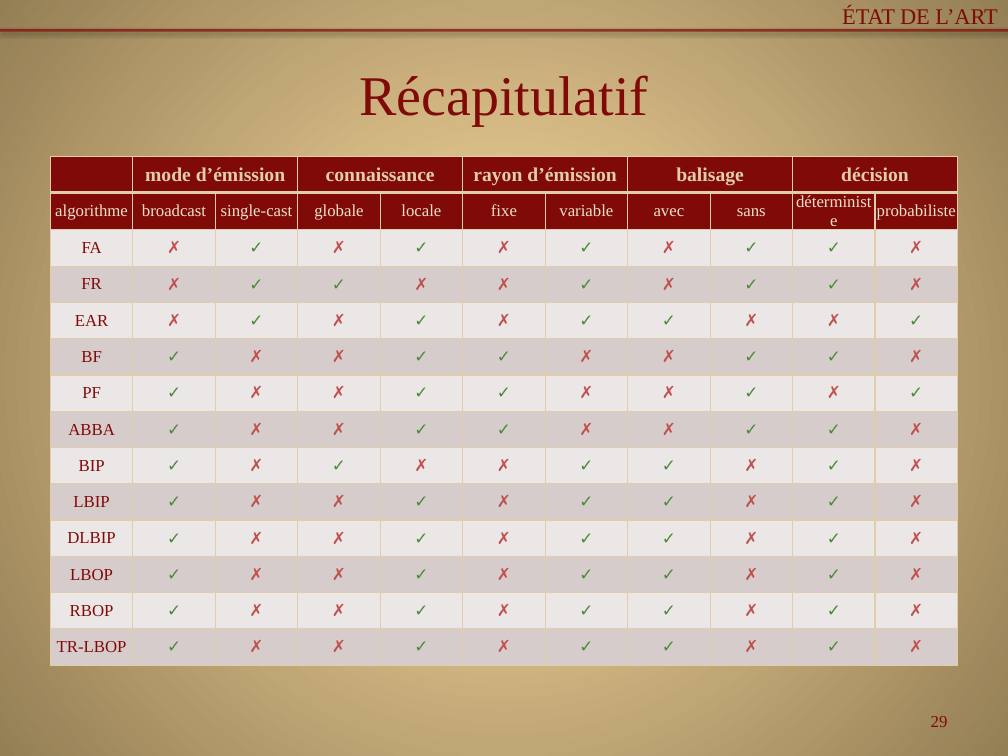
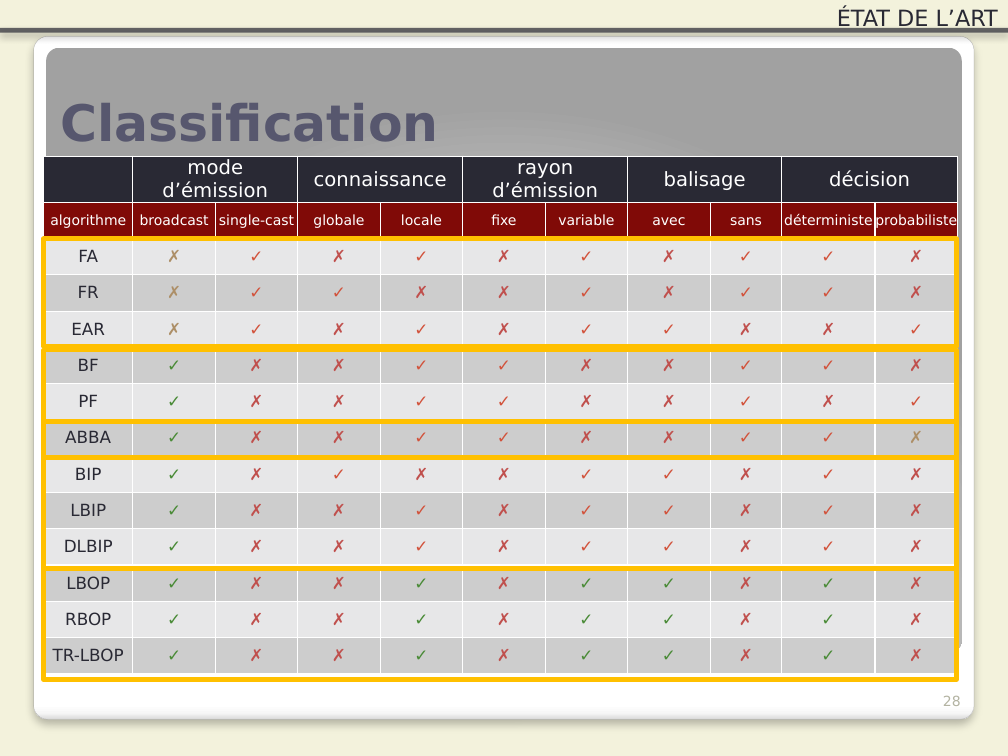
Before and after one commit to Patre/Energy-saving-in-sensors--networks, a slide deck: slide 28 of Redaction/Presentation/pres.pptx (slide 29 before the commit). Drawn at 1008x756 pixels with LibreOffice and Linux fonts; fonts in the diff are those of the drawing. Boxes give left, top, right and bottom in pixels: in the first picture for what was removed or moved away, otherwise in the second. Text is boxed around its words. In the diff, an @@ line names an element or a change of style, - is before the commit and + after.

Commit message:
presentation

```diff
--- a/Redaction/Presentation/pres.pptx
+++ b/Redaction/Presentation/pres.pptx
@@ background gradient #FFDFA6 to #957E54 to #F3F2DC @@
@@ text "ÉTAT DE L’ART" at (837, 9, 998, 32): font Times New Roman to DejaVu Sans, text colour #800A07 to #292934 @@
@@ line (0, 30) - (1008, 30): stroke #800A07 2 pt to #292934 3.35 pt @@
@@ rounded rectangle added at (33, 36, 974, 720), fill gradient #FFFFFF to #F7F7F7 to #DADADA, outline #A4A4A4 0.16 pt @@
@@ rounded rectangle added at (46, 47, 962, 652), fill gradient #FFFFFF to #E1E1E1 to #A2A2A2 @@
@@ title "Classification" at (60, 103, 438, 142): vertical alignment middle to bottom @@
@@ title at (60, 103, 438, 142): text changed; size 40 to 36 pt; font Times New Roman to DejaVu Sans; text colour #800A07 to #57576E; bold on @@
-Récapitulatif
+Classification
@@ table at (43, 156, 960, 675) @@
@@ fill #800A07 to #292934 in 6 cells @@
@@ fill #EDE7E7 to #E8E8E8 in 66 cells @@
@@ fill #D8CCCC to #CDCDCE in 66 cells @@
@@ font Times New Roman to DejaVu Sans in "mode d’émission", "connaissance", "rayon d’émission", "balisage" and 24 more places @@
@@ text colour #E0CDA9 to #FFFFFF, bold off in "mode d’émission", "connaissance", "rayon d’émission", "balisage" and 1 more places @@
@@ size 12 to 10 pt, text colour #ECE1CB to #FFFFFF in "algorithme", "broadcast", "single-cast", "globale" and 7 more places @@
@@ text colour #800A07 to #292934 in "FA", "FR", "EAR", "BF" and 8 more places @@
@@ text colour #C0504D to #AD8F67 in "✗", "✗", "✗", "✗" @@
@@ text colour #4A8B37 to #D2533C in "✓", "✓", "✓", "✓" and 35 more places @@
@@ borders changed @@
@@ table: place and size @@
-table at (50, 156, 960, 664)
+table at (43, 156, 960, 675)
@@ rectangle added at (43, 239, 957, 347), outline #FFC000 3.35 pt @@
@@ rectangle added at (43, 350, 957, 421), outline #FFC000 3.35 pt @@
@@ rectangle added at (43, 421, 957, 458), outline #FFC000 3.35 pt @@
@@ rectangle added at (43, 458, 957, 569), outline #FFC000 3.35 pt @@
@@ rectangle added at (43, 569, 957, 679), outline #FFC000 3.35 pt @@
@@ page number removed at (931, 716, 948, 727) @@
-29
@@ page number added at (943, 696, 961, 706), 10 pt, text #B4B3A3 @@
+28
```
Also in this commit, not shown: 35 other slides changed, 1 slide removed.
